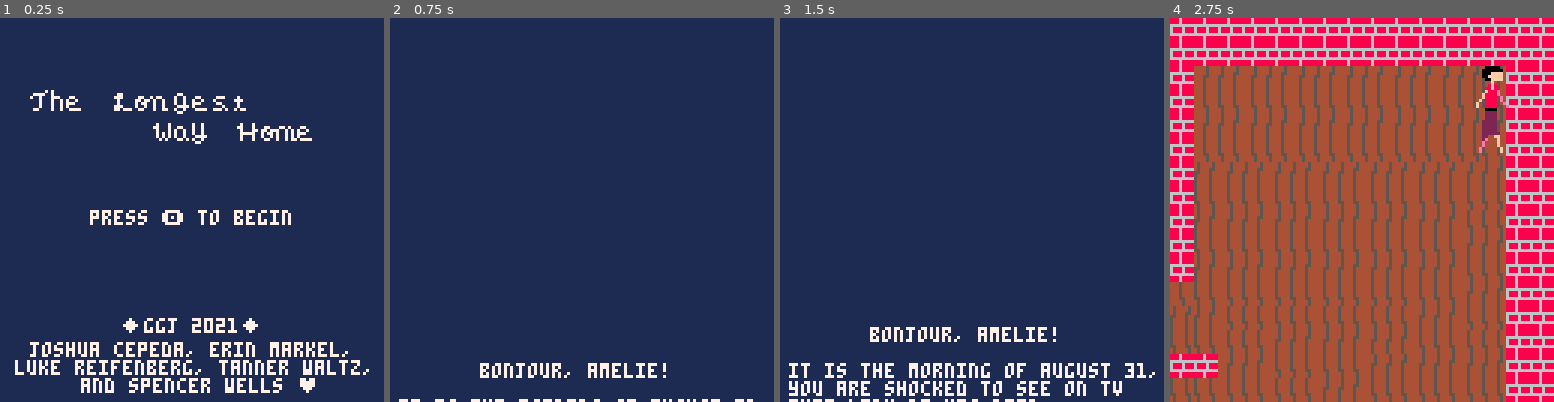
Above: before the commit, frames 1-4 (left to right).
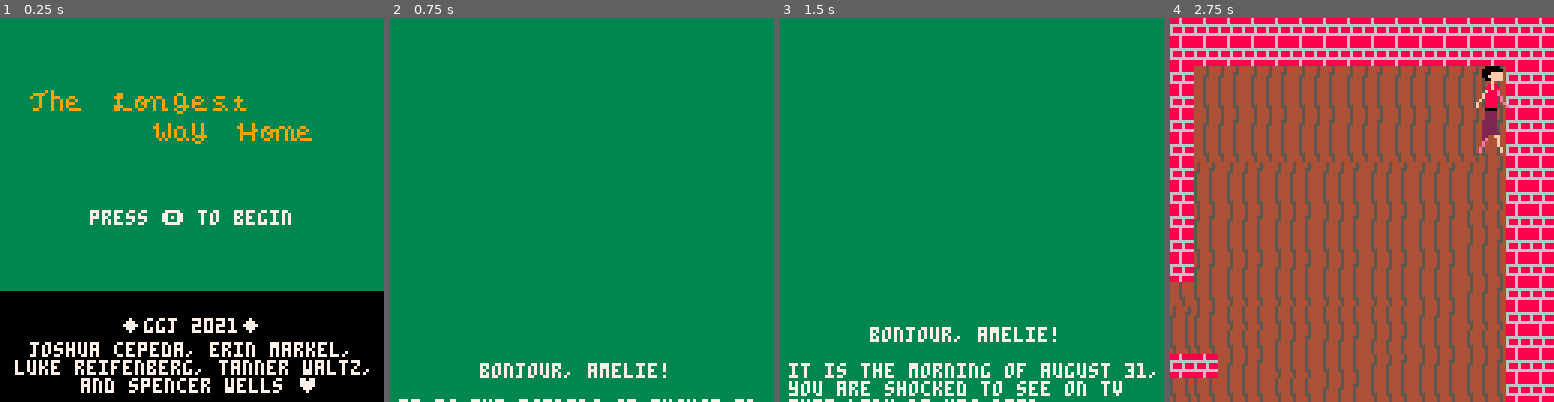
Above: after the commit, the same moments.

Repository: open-source-grilled-cheese/pacman-paris-undertale
Game: PICO-8 cartridge ggj.p8
Same seed, same stepped clock (60 frames per second), same inputs: the game is played once before the commit and once after it.
Inputs:
- Up to frame 1 (0.25 s): no input
- Up to frame 2 (0.75 s): tap O (Z key) at 0.7 s
- Up to frame 3 (1.5 s): no input
- Up to frame 4 (2.75 s): hold Right 1.6-2.1 s; tap O (Z key) at 1.7, 2.1, 2.5 s; hold Up 2.15-2.42 s; hold Right from 2.47 s (still down)

The runs differ from the first frame. In frame 1, 95% of the frame differs, in the area x 0-100%, y 0-100%; in frame 2, 99%; in frame 3, 96%; in frame 4, nothing differs.

Commit message:
update title

Diff:
--- a/ggj.p8
+++ b/ggj.p8
@@ -6,6 +6,12 @@
 	bob = {
 		curr = 0,
 		final = 30,
+		active = false
+	},
+	title_prompt = {
+		curr = 0,
+		final = 35,
+		threshold = 30,
 		active = false
 	},
 	p = {
@@ -265,6 +271,15 @@
 		_draw = _draw_intro
 	end
 
+	if animations.title_prompt.curr >= animations.title_prompt.final then
+		animations.title_prompt.curr = 0
+	end
+	if animations.title_prompt.curr < animations.title_prompt.threshold then
+		animations.title_prompt.active = true
+	else
+		animations.title_prompt.active = false
+	end
+	animations.title_prompt.curr += 1
 	camera(0,0)
 end
 
@@ -666,7 +681,8 @@
 -- draw functions
 
 function _draw_title()
-	cls(1)
+	cls(0)
+	rectfill(0, 0, 128, 90, 3)
 	local line1 = {71, 72, 73, 122, 74, 75, 76, 108, 73, 124, 87}
 	local line2 = {88, 89, 90, 122, 91, 75, 92, 73}
 	local wx = 8
@@ -684,7 +700,9 @@
 		wx += 7
 	end
 
-	print("press 🅾️ to begin", 30, 64, 7)
+	if animations.title_prompt.active then
+		print("press 🅾️ to begin", 30, 64, 7)
+	end
 	print ("◆ggj 2021◆", 40, 100, 7)
 	print("joshua cepeda, erin markel,", 10, 108, 7)
 	print("luke reifenberg, tanner waltz,", 5, 114, 7)
@@ -694,7 +712,7 @@
 
 
 function _draw_intro()
-	cls(1)
+	cls(3)
 		local _y = 5
 		for l in all(intro_text) do
 			if l[4] != nil then
Not shown, changed: 26 lines of the sprite sheet (__gfx__) section of ggj.p8
